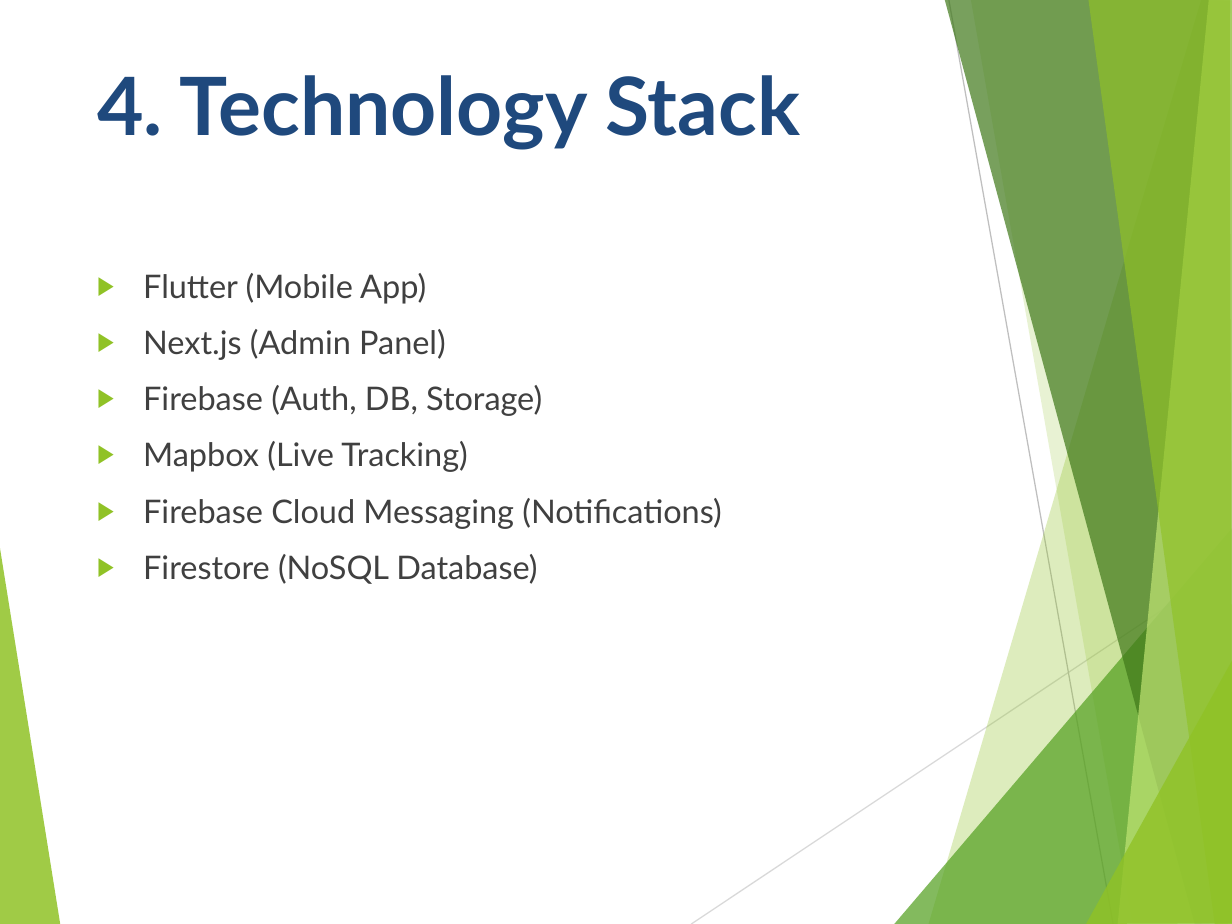
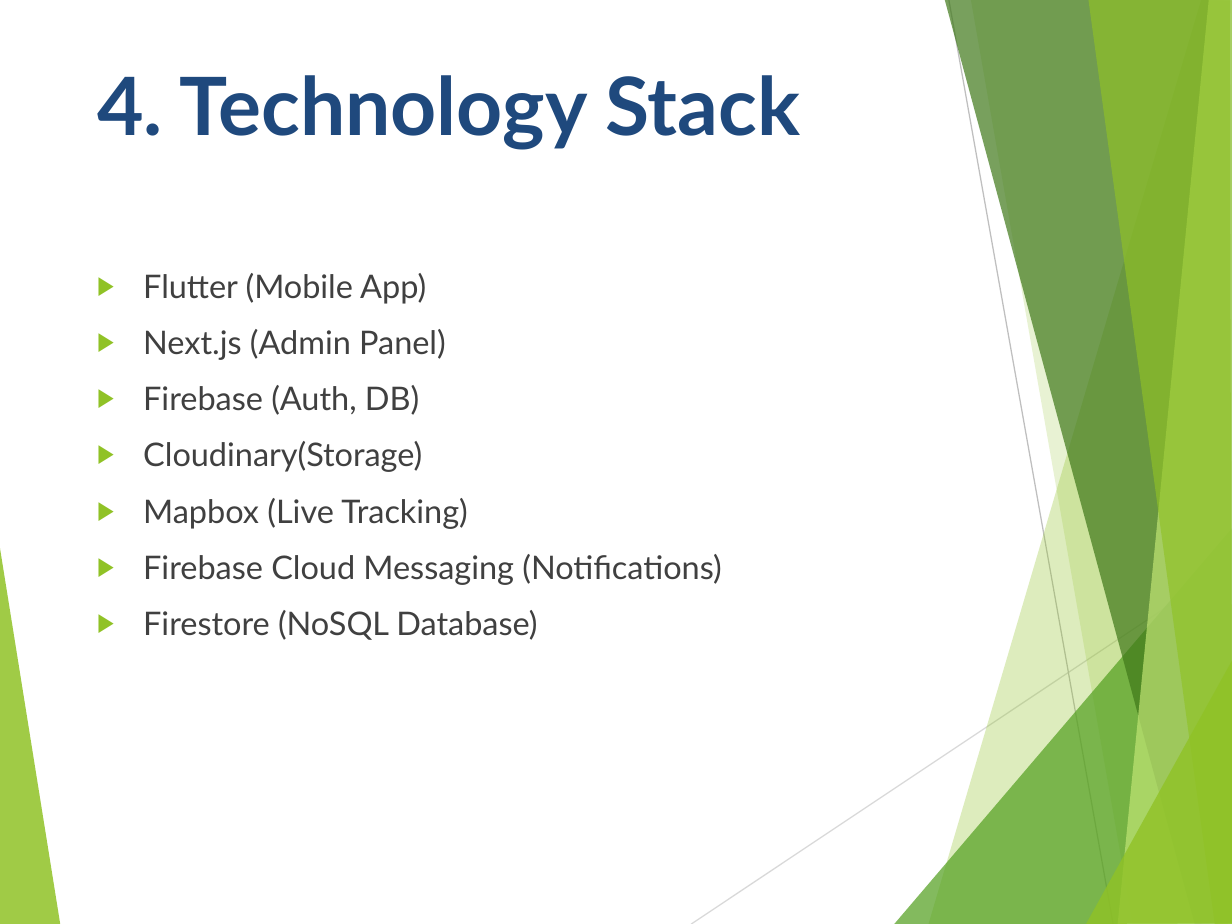
Before and after one commit to Abubakar-doc/FYP-24-SE-A-204, a slide deck: slide 6 of NTU Ride Pilot.pptx. Drawn at 1232x924 pixels with LibreOffice and Linux fonts; fonts in the diff are those of the drawing. Boxes give left, top, right and bottom in pixels: in the first picture for what was removed or moved away, otherwise in the second. Text is boxed around its words. In the diff, an @@ line names an element or a change of style, - is before the commit and + after.

```diff
--- a/NTU Ride Pilot.pptx
+++ b/NTU Ride Pilot.pptx
@@ text at (143,385,422,472): text changed @@
-▶ Firebase (Auth, DB, Storage)
+▶ Firebase (Auth, DB)
+▶ Cloudinary(Storage)
```
Also in this commit, not shown: 1 other slide changed.
